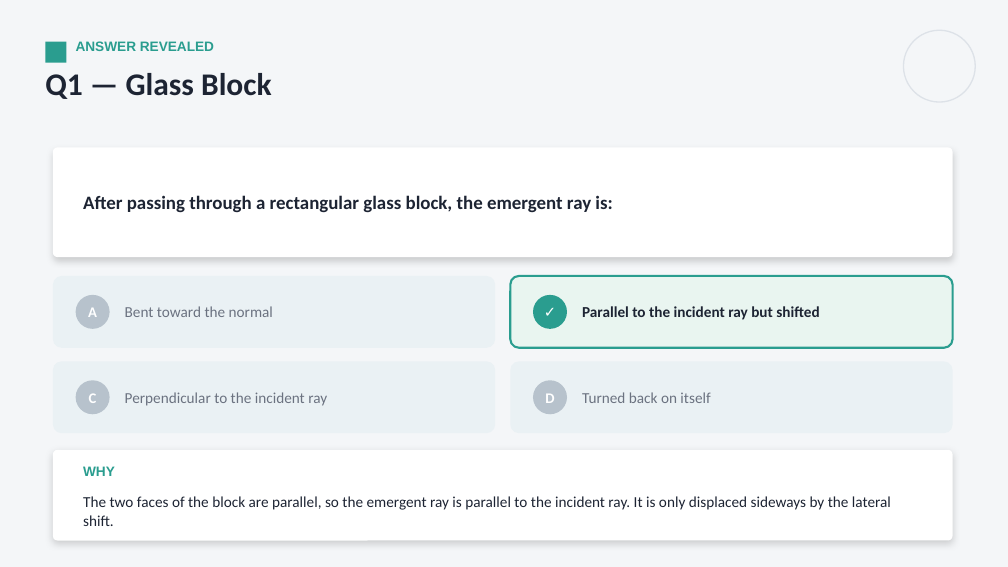
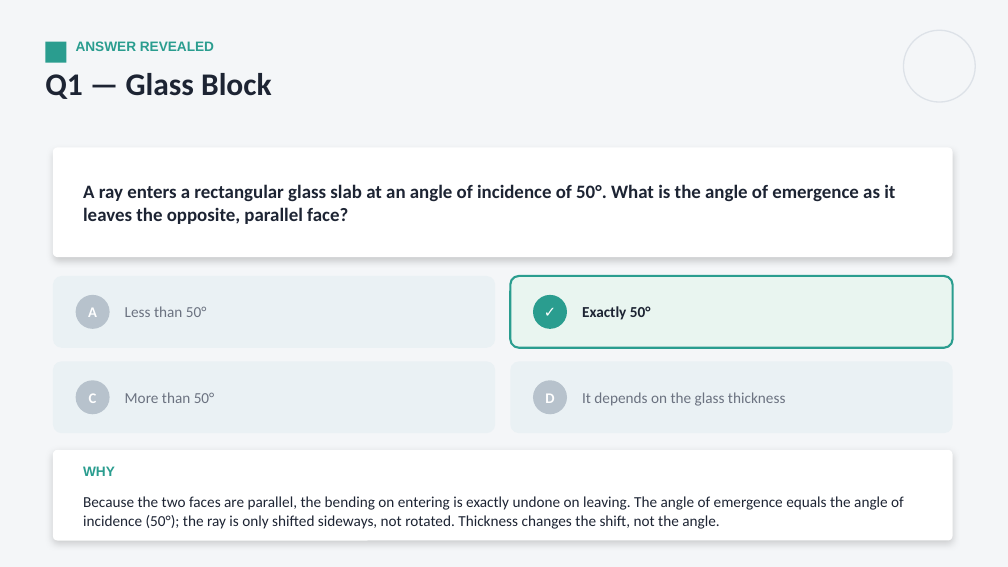
Before and after one commit to parmeshwars2911/MyFirstAR, a slide deck: slide 30 of ppt/Grade10/G10_S34_Refraction_at_Plane_Surfaces_1.pptx. Drawn at 1008x567 pixels with LibreOffice and Linux fonts; fonts in the diff are those of the drawing. Boxes give left, top, right and bottom in pixels: in the first picture for what was removed or moved away, otherwise in the second. Text is boxed around its words. In the diff, an @@ line names an element or a change of style, - is before the commit and + after.

```diff
--- a/ppt/Grade10/G10_S34_Refraction_at_Plane_Surfaces_1.pptx
+++ b/ppt/Grade10/G10_S34_Refraction_at_Plane_Surfaces_1.pptx
@@ text at (x1=83, y1=184, x2=895, y2=224): text changed @@
-After passing through a rectangular glass block, the emergent ray is:
+A ray enters a rectangular glass slab at an angle of incidence of 50°. What is the angle of emergence as it leaves the opposite, parallel face?
@@ text at (x1=125, y1=306, x2=207, y2=317): text changed @@
-Bent toward the normal
+Less than 50°
@@ text at (x1=582, y1=306, x2=651, y2=320): text changed @@
-Parallel to the incident ray but shifted
+Exactly 50°
@@ text at (x1=125, y1=392, x2=215, y2=403): text changed @@
-Perpendicular to the incident ray
+More than 50°
@@ text at (x1=582, y1=392, x2=785, y2=406): text changed @@
-Turned back on itself
+It depends on the glass thickness
@@ text at (x1=83, y1=496, x2=904, y2=529): text changed @@
-The two faces of the block are parallel, so the emergent ray is parallel to the incident ray. It is only displaced sideways by the lateral shift.
+Because the two faces are parallel, the bending on entering is exactly undone on leaving. The angle of emergence equals the angle of incidence (50°); the ray is only shifted sideways, not rotated. Thickness changes the shift, not the angle.
```
Also in this commit, not shown: 10 other slides changed, 1 slide added, 1 slide removed, 14 other files.
